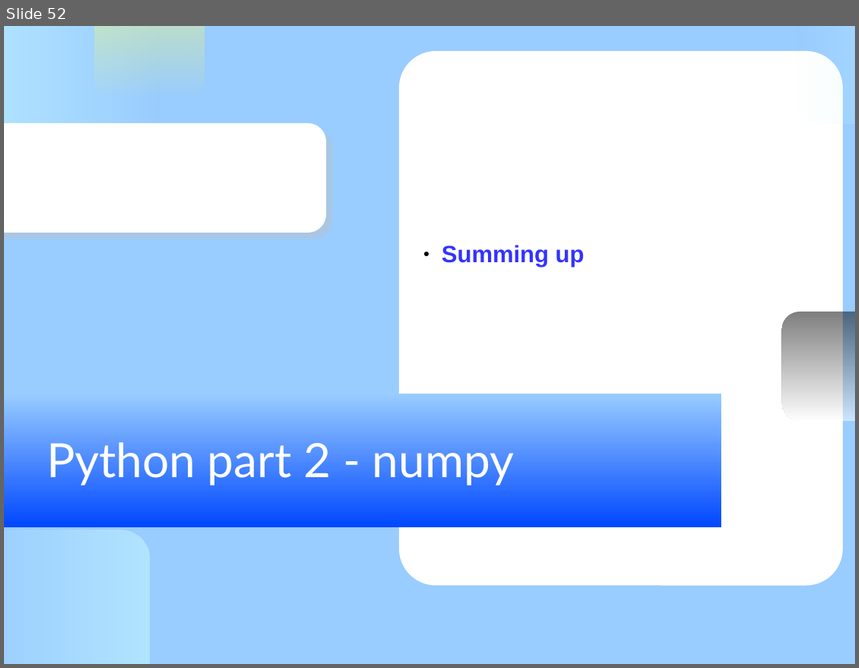
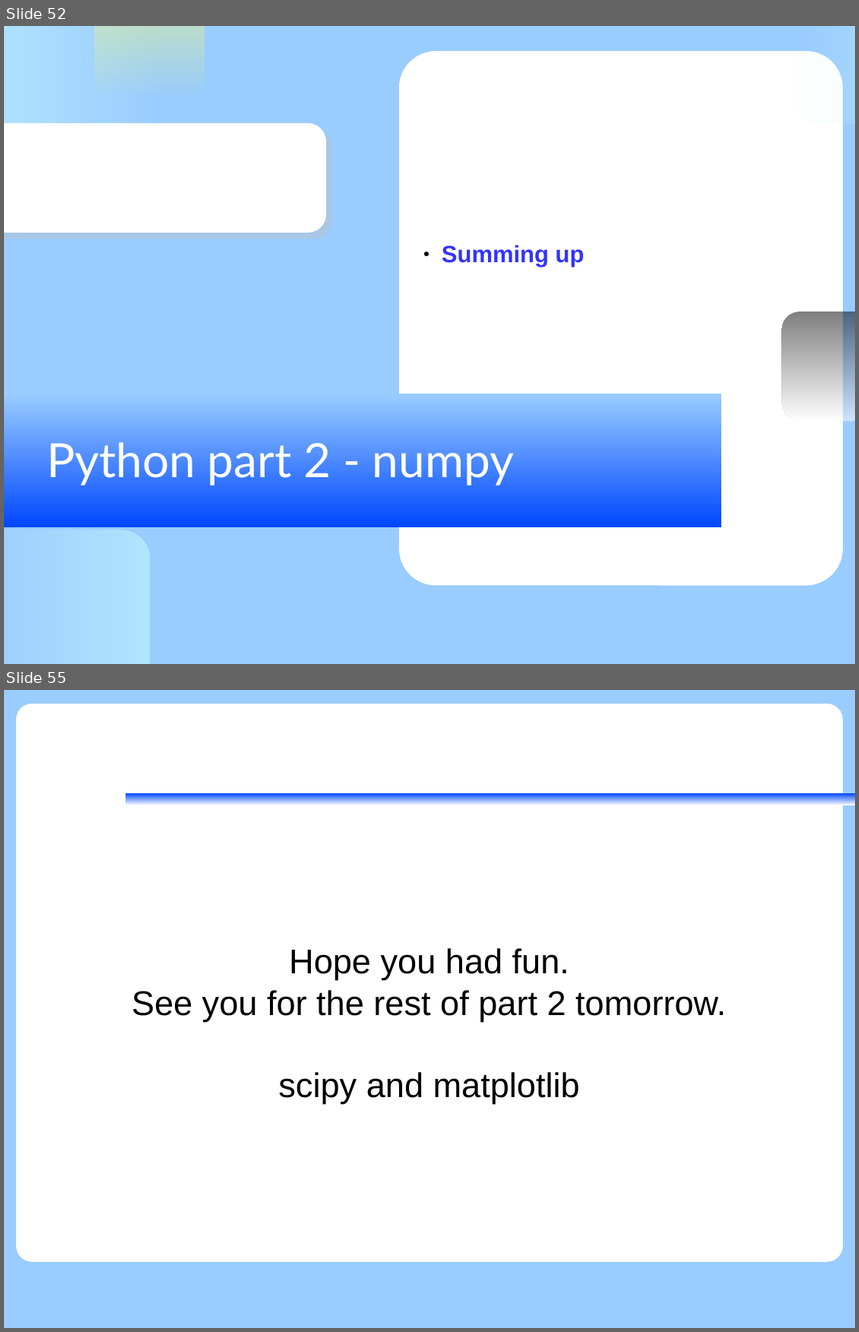
Before and after one commit to KennethNielsen/presentations, a slide deck: python/part2/numpy.odp. Shown one above the other, each under a label of ours: slide 52 before the commit, slides 52 and 55 after it; the slides between them are not shown. The pictures are 859x668 and 859x1332 pixels, drawn with LibreOffice and Linux fonts; fonts in the diff are those of the drawing; background and template pictures are left out. Boxes give left, top, right and bottom in pixels: in the first picture for what was removed or moved away, otherwise in the second. Text is boxed around its words. In the diff, an @@ line names an element or a change of style, - is before the commit and + after.

```diff
--- a/python/part2/numpy.odp
+++ b/python/part2/numpy.odp
@@ slide 55 added at box(4, 690, 855, 1328), background #99CCFF @@
@@ rounded rectangle added at box(16, 704, 844, 1262), fill #FFFFFF @@
@@ rectangle added at box(126, 793, 855, 806), fill gradient #FFFFFF to #0047FF @@
@@ subtitle added at box(132, 948, 726, 1104), 32 pt, text #000000 @@
+Hope you had fun.
+See you for the rest of part 2 tomorrow.
+scipy and matplotlib
```
Also in this commit, not shown: 2 slides changed, 1 other slide added, 2 other files.
